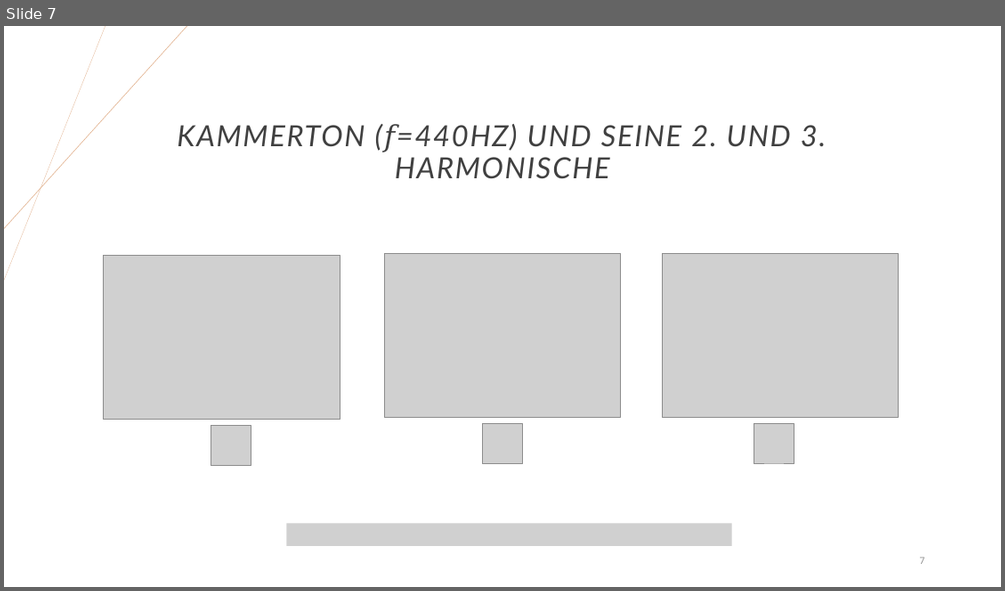
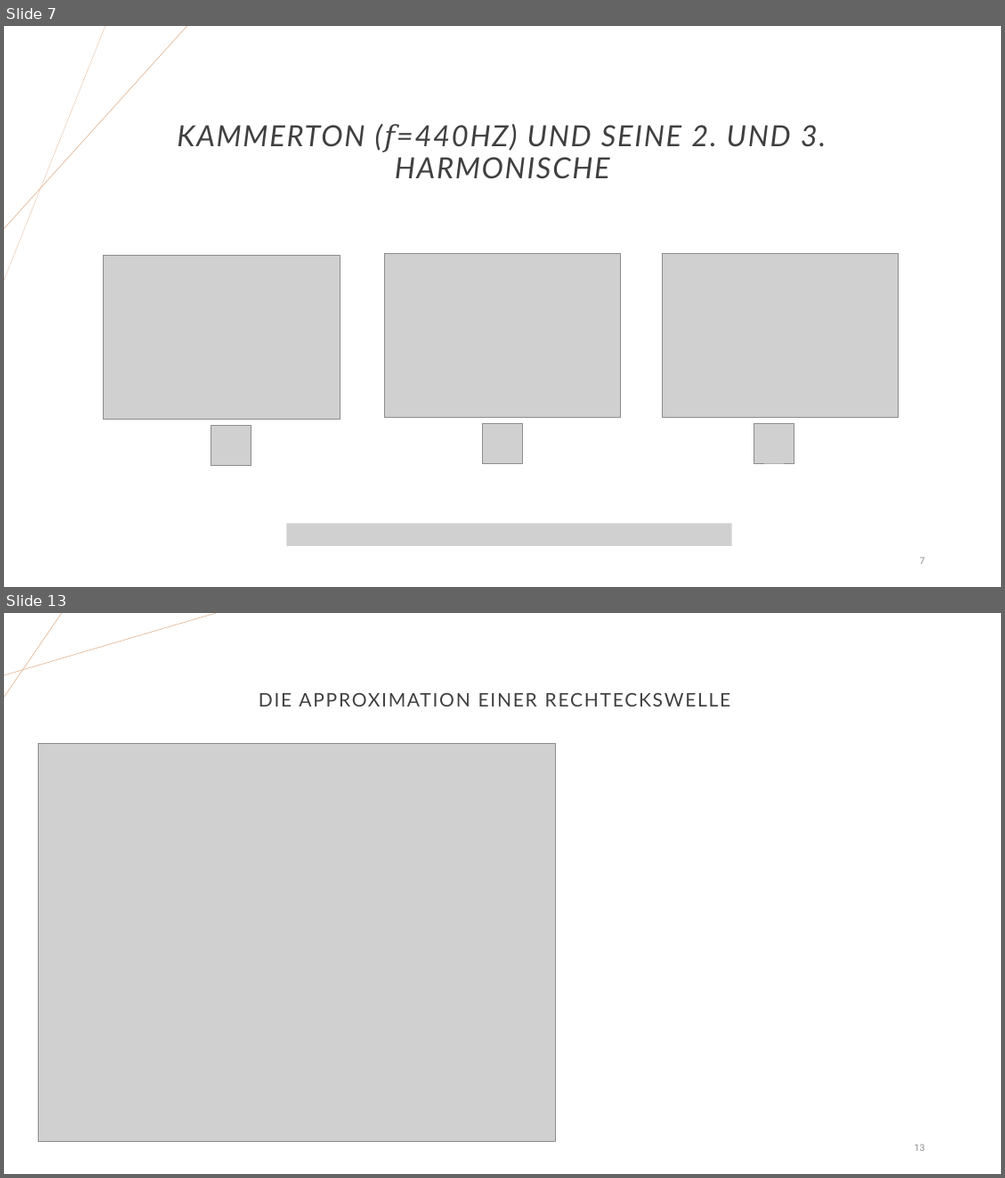
Before and after one commit to JoHoppe/LaborSprache, a slide deck: Digitale Sprachverarbeitung.pptx. Shown one above the other, each under a label of ours: slide 7 before the commit, slides 7 and 13 after it; the slides between them are not shown. The pictures are 1005x591 and 1005x1178 pixels, drawn with LibreOffice and Linux fonts; fonts in the diff are those of the drawing; grey boxes stand for pictures. Boxes give left, top, right and bottom in pixels: in the first picture for what was removed or moved away, otherwise in the second. Text is boxed around its words. In the diff, an @@ line names an element or a change of style, - is before the commit and + after.

```diff
--- a/Digitale Sprachverarbeitung.pptx
+++ b/Digitale Sprachverarbeitung.pptx
@@ slide 13 added at box(4, 613, 1001, 1174), background #FFFFFF @@
@@ line added from (4, 675) to (216, 613), #E2B18D 0.5 pt @@
@@ line added from (62, 613) to (4, 697), #E2B18D 0.5 pt @@
@@ title added at box(259, 693, 731, 706), 18 pt, text #404040 @@
+DIE APPROXIMATION EINER RECHTECKSWELLE
@@ picture added at box(39, 743, 555, 1141) @@
@@ page number added at box(914, 1143, 925, 1151), 9 pt, text #8C8C8C @@
+13
```
Also in this commit, not shown: 1 slide changed, 7 other slides added, 18 slides removed, 1 other file.
